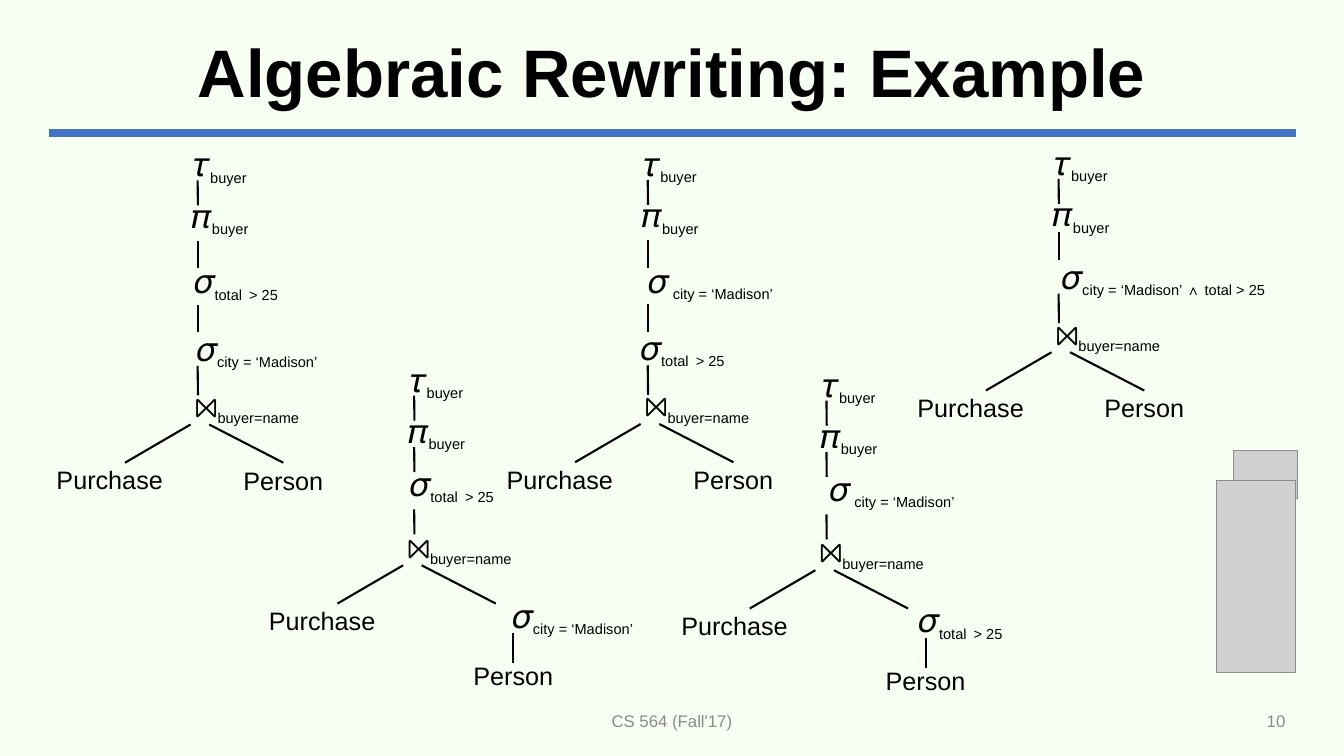
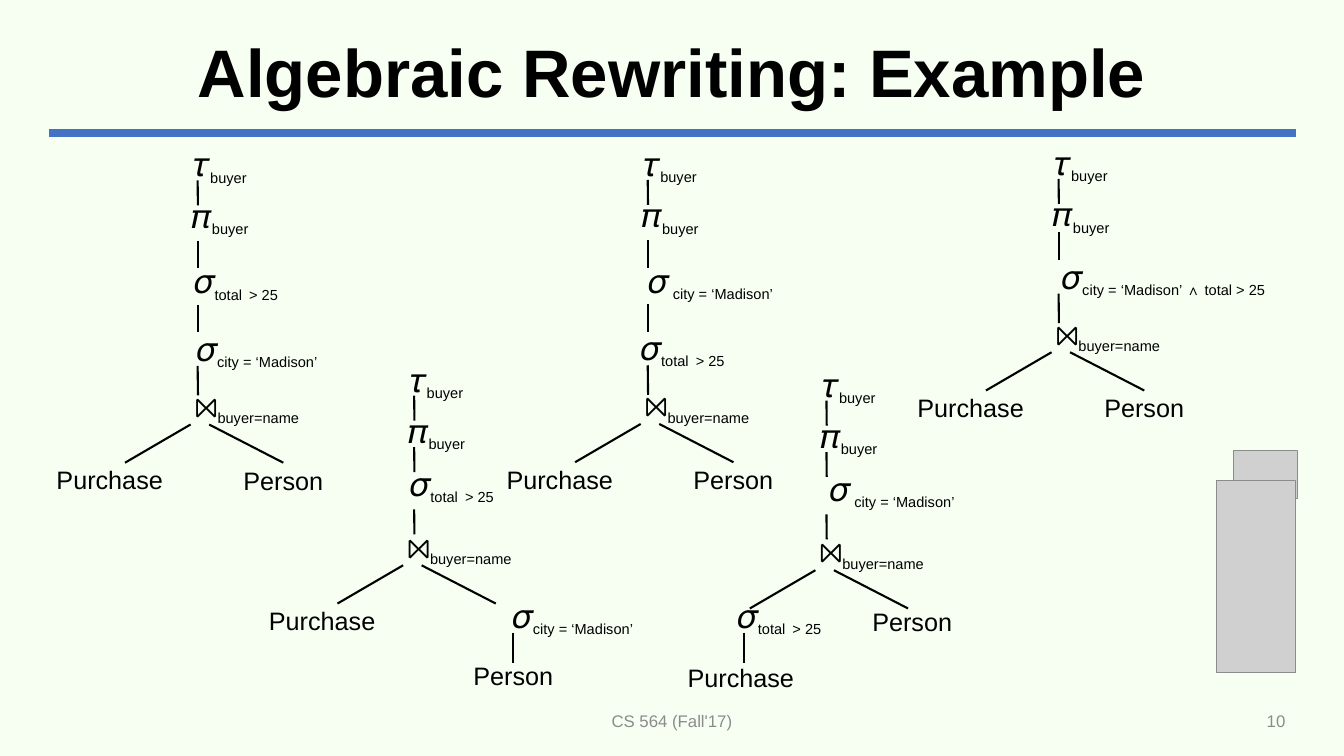
Before and after one commit to adelaneh/adelaneh.github.io, a slide deck: slide 10 of cs564_fall17/slides/lecture24-query-opt.pptx. Drawn at 1344x756 pixels with LibreOffice and Linux fonts; fonts in the diff are those of the drawing; grey boxes stand for pictures. Boxes give left, top, right and bottom in pixels: in the first picture for what was removed or moved away, otherwise in the second. Text is boxed around its words. In the diff, an @@ line names an element or a change of style, - is before the commit and + after.

Commit message:
Commit before class.

```diff
--- a/cs564_fall17/slides/lecture24-query-opt.pptx
+++ b/cs564_fall17/slides/lecture24-query-opt.pptx
@@ ellipse "𝜎total > 25": place and size @@
-ellipse "𝜎total > 25" at box(853, 604, 999, 637)
+ellipse "𝜎total > 25" at box(671, 599, 818, 632)
@@ ellipse "Person": place and size @@
-ellipse "Person" at box(862, 668, 991, 693)
+ellipse "Person" at box(848, 609, 977, 633)
@@ line moved from (926, 638) - (926, 668) to (745, 633) - (745, 663) @@
@@ ellipse "Purchase": place and size @@
-ellipse "Purchase" at box(653, 613, 815, 637)
+ellipse "Purchase" at box(660, 665, 822, 690)
```
